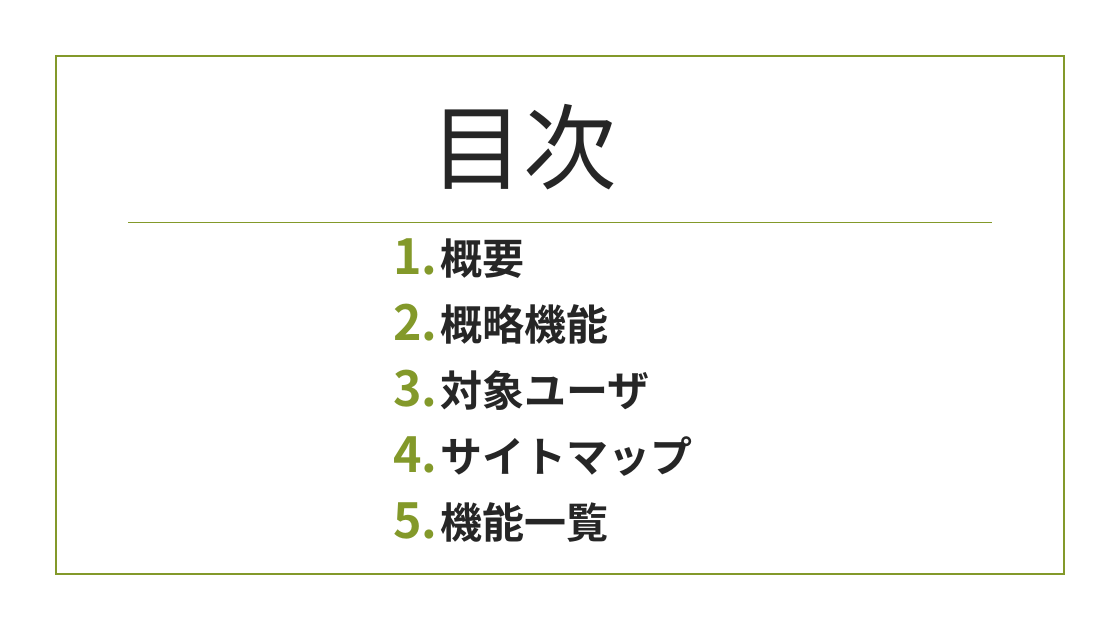
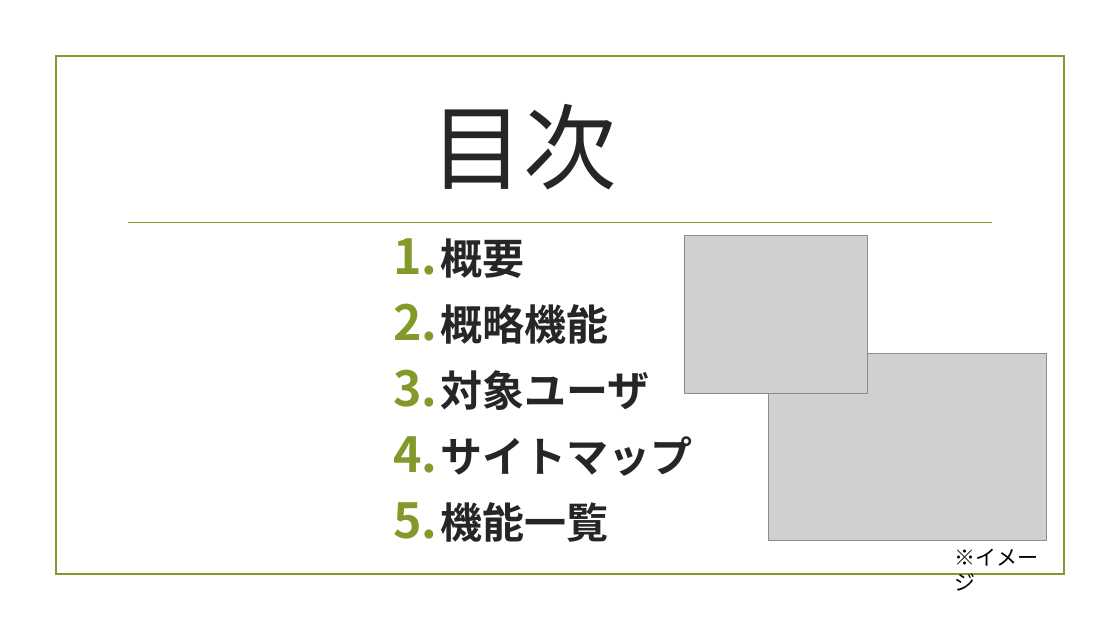
Before and after one commit to ShinjiTanaka2016/originalSite_WeCalendar, a slide deck: slide 2 of WeCalendar/WeCalendar概要書.pptx. Drawn at 1120x630 pixels with LibreOffice and Linux fonts; fonts in the diff are those of the drawing; grey boxes stand for pictures; background and template pictures are left out. Boxes give left, top, right and bottom in pixels: in the first picture for what was removed or moved away, otherwise in the second. Text is boxed around its words. In the diff, an @@ line names an element or a change of style, - is before the commit and + after.

```diff
--- a/WeCalendar/WeCalendar概要書.pptx
+++ b/WeCalendar/WeCalendar概要書.pptx
@@ picture added at (684,236,868,394) @@
@@ picture added at (768,354,1046,541) @@
@@ text added at (955,548,1039,591), 18 pt, text #000000 @@
+※イメージ
```
Also in this commit, not shown: 2 other slides changed.
